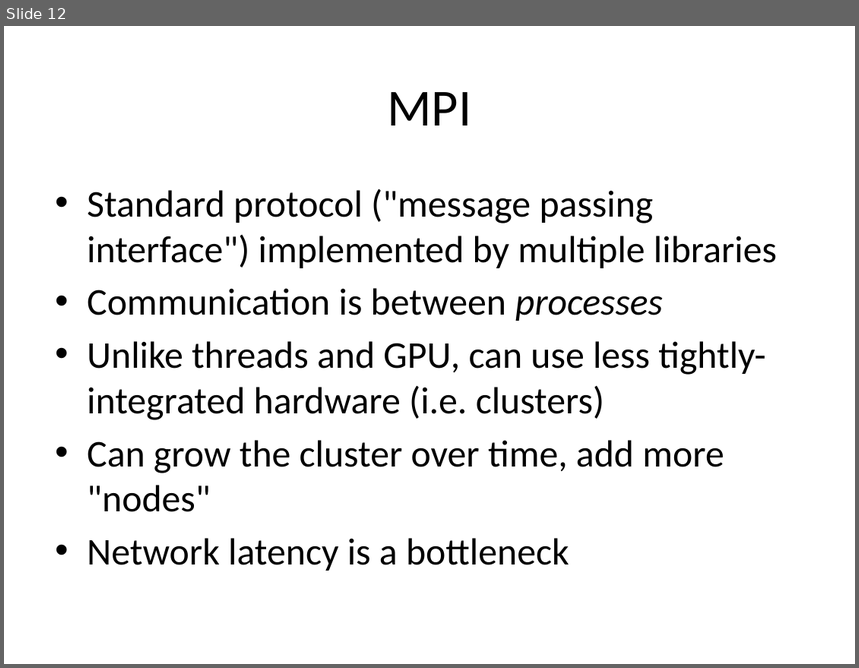
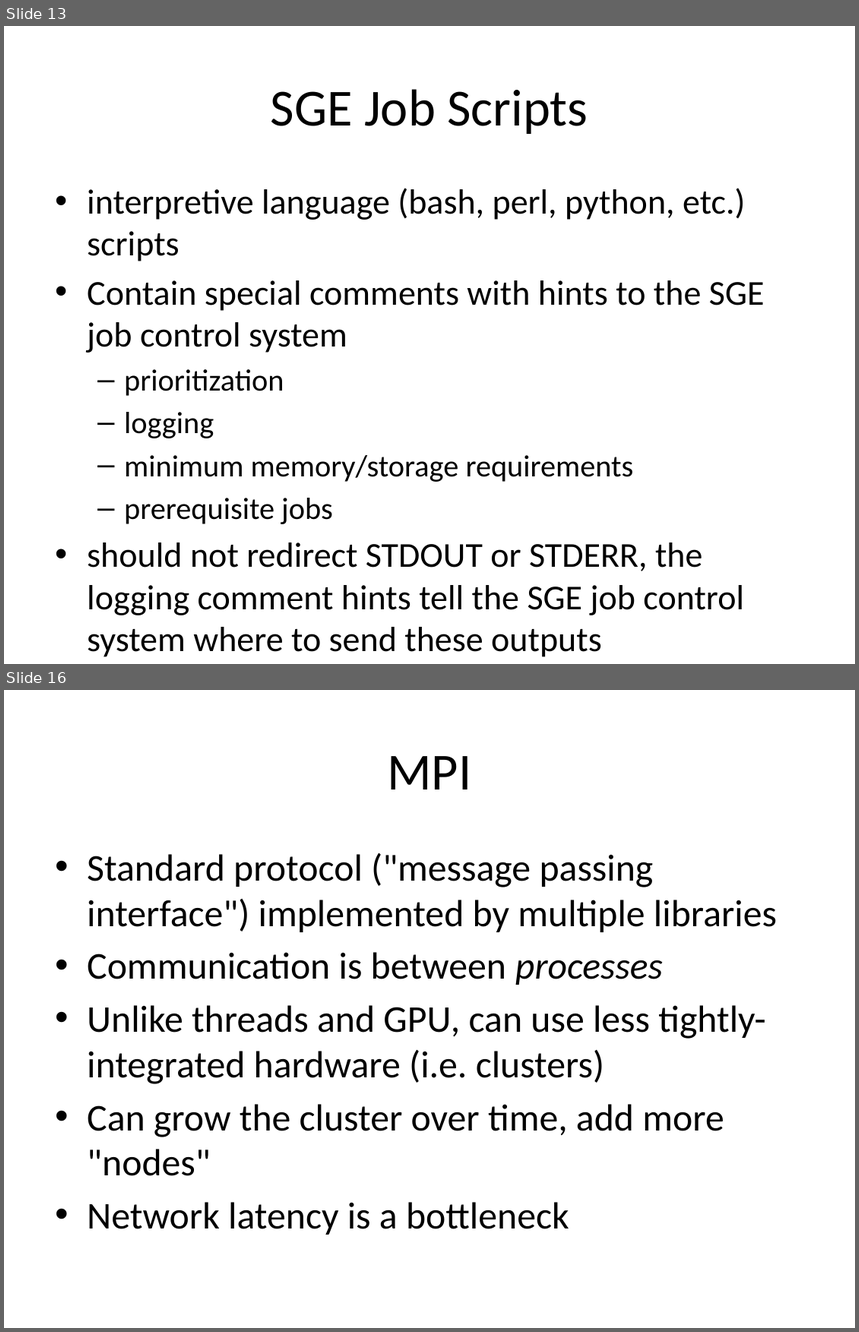
Before and after one commit to rvosa/ngs-workflows, a slide deck: doc/slides/day3/session3/Parallelization.pptx. Shown one above the other, each under a label of ours: slide 12 before the commit, slides 13 and 16 after it; the slides between them are not shown. The pictures are 859x668 and 859x1332 pixels, drawn with LibreOffice and Linux fonts; fonts in the diff are those of the drawing. Boxes give left, top, right and bottom in pixels: in the first picture for what was removed or moved away, otherwise in the second. Text is boxed around its words. In the diff, an @@ line names an element or a change of style, - is before the commit and + after.

```diff
--- a/doc/slides/day3/session3/Parallelization.pptx
+++ b/doc/slides/day3/session3/Parallelization.pptx
@@ slide 13 added at bbox=[4, 26, 855, 664], background #FFFFFF @@
@@ title added at bbox=[271, 89, 588, 134], 44 pt, text #000000 @@
+SGE Job Scripts
@@ text added at bbox=[87, 188, 765, 658], 29.6 pt, text #000000 @@
+• interpretive language (bash, perl, python, etc.) scripts
+• Contain special comments with hints to the SGE job control system
+  – prioritization
+  – logging
+  – minimum memory/storage requirements
+  – prerequisite jobs
+• should not redirect STDOUT or STDERR, the logging comment hints tell the SGE job control system where to send these outputs
@@ what was slide 12 is now slide 16 @@
```
Also in this commit, not shown: 3 other slides added.
